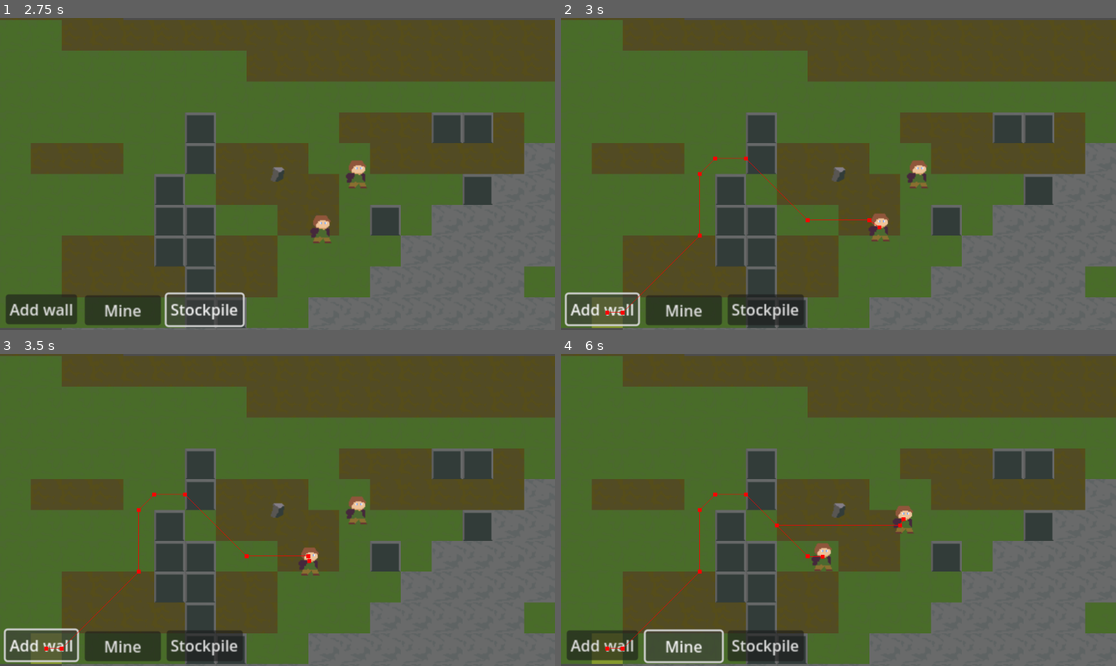
Above: before the commit, frames 1-4 (two rows, left to right).
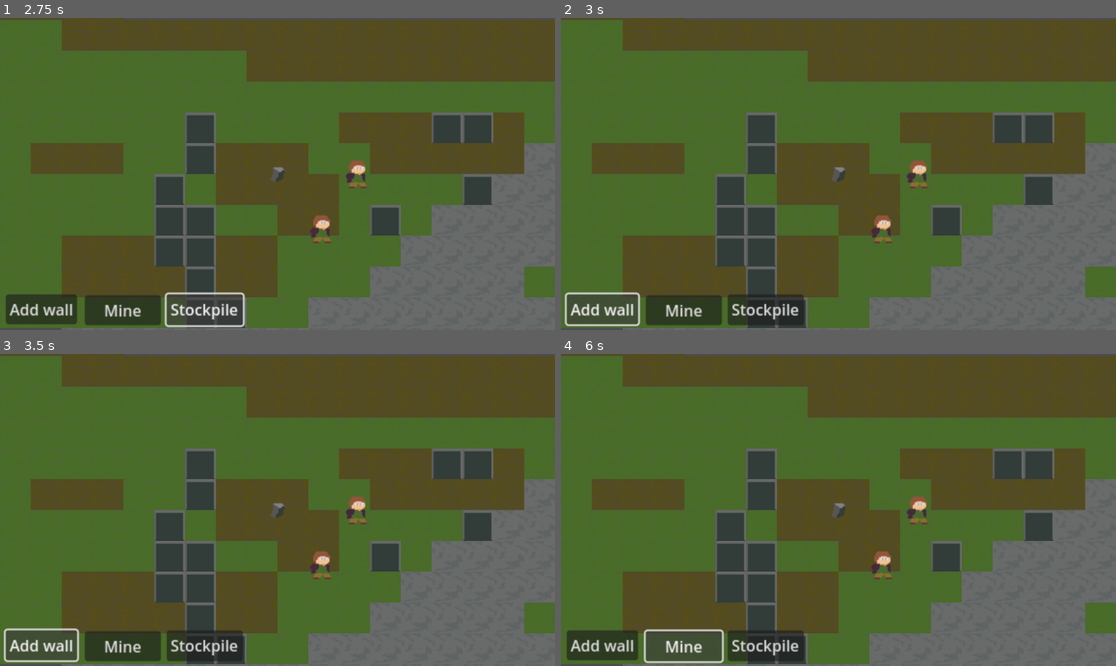
Above: after the commit, the same moments.

Repository: Nick-Petruccelli/Wildlands
Game: Godot game, scene res://Scenes/game.tscn
The game is run twice, just before and just after one commit, with the same random seed, the same clock (stepped at 60 frames per second) and the same inputs.
Inputs:
- Up to frame 1 (2.75 s): click "Add wall" at 0.5 s; click "Mine" at 1.25 s; click "Stockpile" at 2 s
- Up to frame 2 (3 s): click "Add wall" at 2.75 s
- Up to frame 3 (3.5 s): no input
- Up to frame 4 (6 s): click "Mine" at 3.5 s; click "Stockpile" at 4.25 s; click "Add wall" at 5 s; click "Mine" at 5.75 s

Frame 1 is identical in both runs. In frame 2, 0.5% of the frame differs, in the area x 5-60%, y 44-100%; in frame 3, 0.7%; in frame 4, 1.2%, in the area x 5-67%, y 44-100%.

Commit message:
added zoneplacing state

Diff:
--- /dev/null
+++ b/Scenes/Scripts/ActionStates/zone_placing_state.gd
@@ -0,0 +1,25 @@
+extends State
+class_name ZonePlacingState
+
+@onready var build_manager: Node2D = %BuildManager
+var cur_zone_type = null
+var down_pos = null
+
+func enter() -> void:
+	cur_zone_type = null
+	down_pos = null
+
+func exit() -> void:
+	cur_zone_type = null
+
+func update(delta: float) -> void:
+	if Input.is_action_just_pressed("click"):
+		down_pos = get_global_mouse_position()
+	if Input.is_action_just_released("click"):
+		if down_pos == null:
+			return
+		#TODO this needs to eventualy work for more than just stockpile but that comes later
+		build_manager.add_stockpile(down_pos, get_global_mouse_position())
+
+func physics_update(delta: float) -> void:
+	pass
--- a/Scenes/Scripts/UI/stock_pile_btn.gd
+++ b/Scenes/Scripts/UI/stock_pile_btn.gd
@@ -1,9 +1,10 @@
 extends Button
 
-@onready var build_manager: Node2D = %BuildManager
-@onready var game_controler: Node2D = %GameControler
+@onready var action_state_machine: Node2D = %ActionStateMachine
+
 func _ready() -> void:
 	connect("button_up", _on_click)
 
 func _on_click() -> void:
-	game_controler.set_mouse_action(build_manager.add_stockpile)
+	var asm_cur_state = action_state_machine.cur_state
+	asm_cur_state.transitioned.emit(asm_cur_state, 'zoneplacingstate')
--- a/Scenes/game.tscn
+++ b/Scenes/game.tscn
@@ -13,6 +13,7 @@
 [ext_resource type="Texture2D" uid="uid://lokinw6eqwh0" path="res://Assets/StockpileZone.png" id="5_187ep"]
 [ext_resource type="Script" path="res://Scenes/Scripts/ActionStates/deconstuction_state.gd" id="5_dhv71"]
 [ext_resource type="Script" path="res://Scenes/Scripts/UI/mine_btn.gd" id="5_gxxrw"]
+[ext_resource type="Script" path="res://Scenes/Scripts/ActionStates/zone_placing_state.gd" id="6_lqyr2"]
 [ext_resource type="Script" path="res://Scenes/Scripts/UI/stock_pile_btn.gd" id="7_rte21"]
 [ext_resource type="PackedScene" uid="uid://qgc5x5rnnxpv" path="res://Scenes/Wall.tscn" id="8_pbfms"]
 
@@ -89,6 +90,10 @@
 unique_name_in_owner = true
 script = ExtResource("5_dhv71")
 
+[node name="ZonePlacingState" type="Node2D" parent="ActionStateMachine"]
+unique_name_in_owner = true
+script = ExtResource("6_lqyr2")
+
 [node name="GameControler" type="Node2D" parent="."]
 unique_name_in_owner = true
 script = ExtResource("1_5k2rc")
Not shown: 1 places in Scenes/game.tscn that only renumber resources
